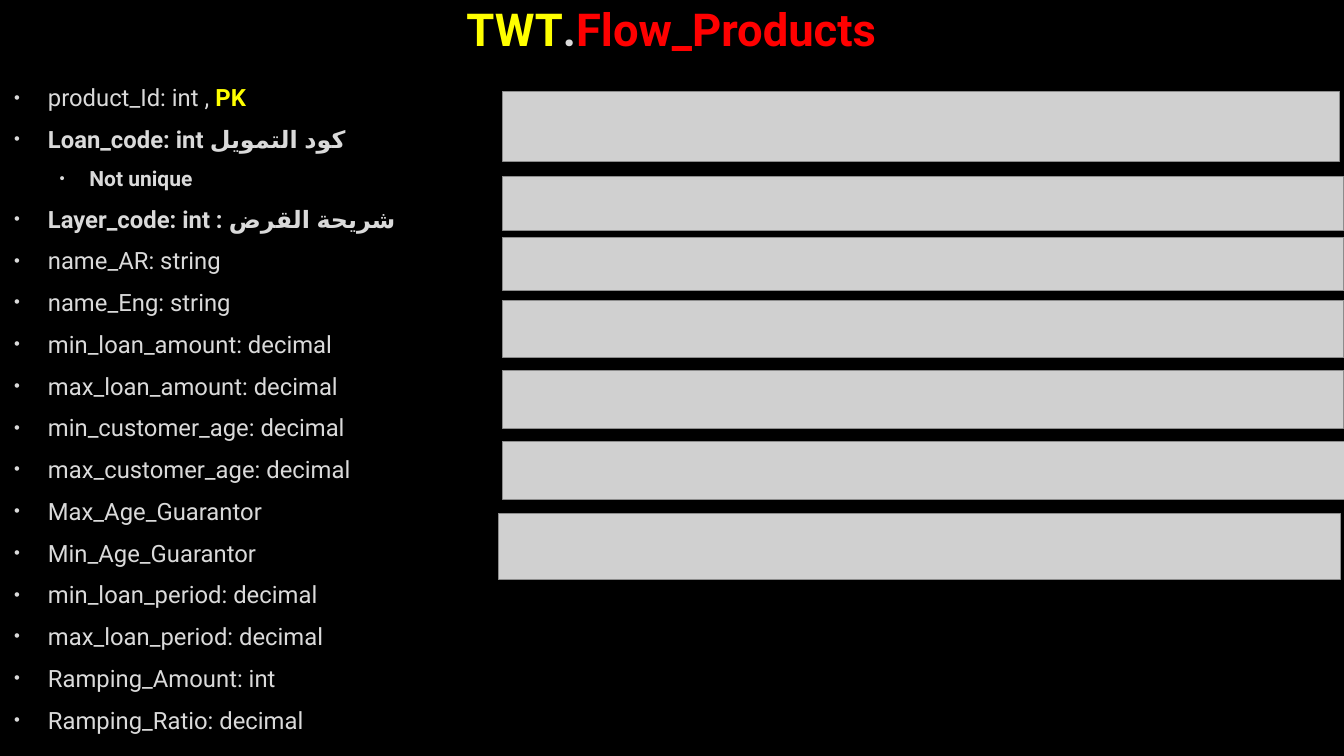
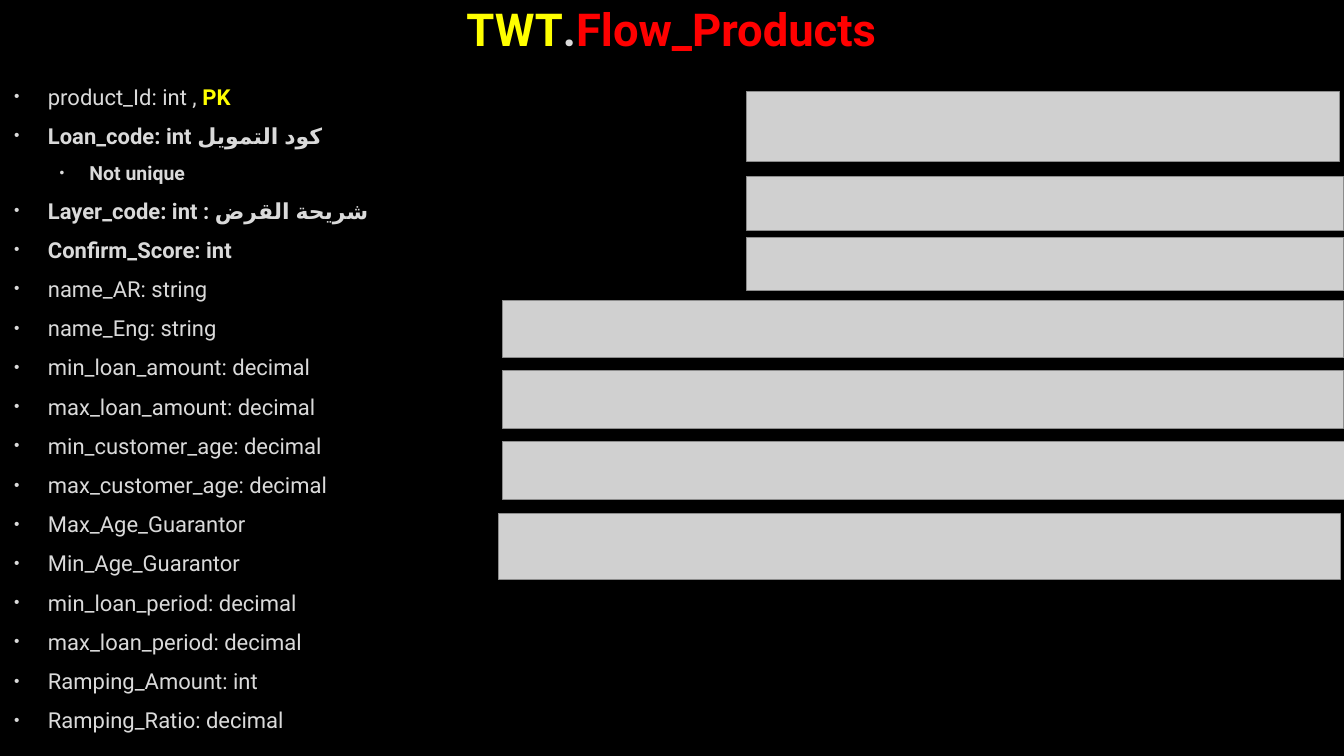
Before and after one commit to AhmedMohamedSamir1/Summary, a slide deck: slide 77 of Dot Net/Business.pptx (slide 75 before the commit). Drawn at 1344x756 pixels with LibreOffice and Linux fonts; fonts in the diff are those of the drawing; grey boxes stand for pictures; background and template pictures are left out. Boxes give left, top, right and bottom in pixels: in the first picture for what was removed or moved away, otherwise in the second. Text is boxed around its words. In the diff, an @@ line names an element or a change of style, - is before the commit and + after.

```diff
--- a/Dot Net/Business.pptx
+++ b/Dot Net/Business.pptx
@@ text at bbox=[48, 88, 369, 733]: size 17 to 15.7 pt; size 15 to 13.9 pt in "Not unique" @@
@@ picture: place and size @@
-picture at bbox=[503, 91, 1340, 161]
+picture at bbox=[747, 91, 1340, 161]
@@ picture: place and size @@
-picture at bbox=[503, 176, 1344, 230]
+picture at bbox=[747, 176, 1344, 230]
@@ picture: place and size @@
-picture at bbox=[503, 237, 1344, 290]
+picture at bbox=[747, 237, 1344, 290]
@@ text at bbox=[48, 241, 232, 261]: paragraph added @@
+• Confirm_Score: int
```
Also in this commit, not shown: 6 other slides changed, 4 slides added, 5 other files.
